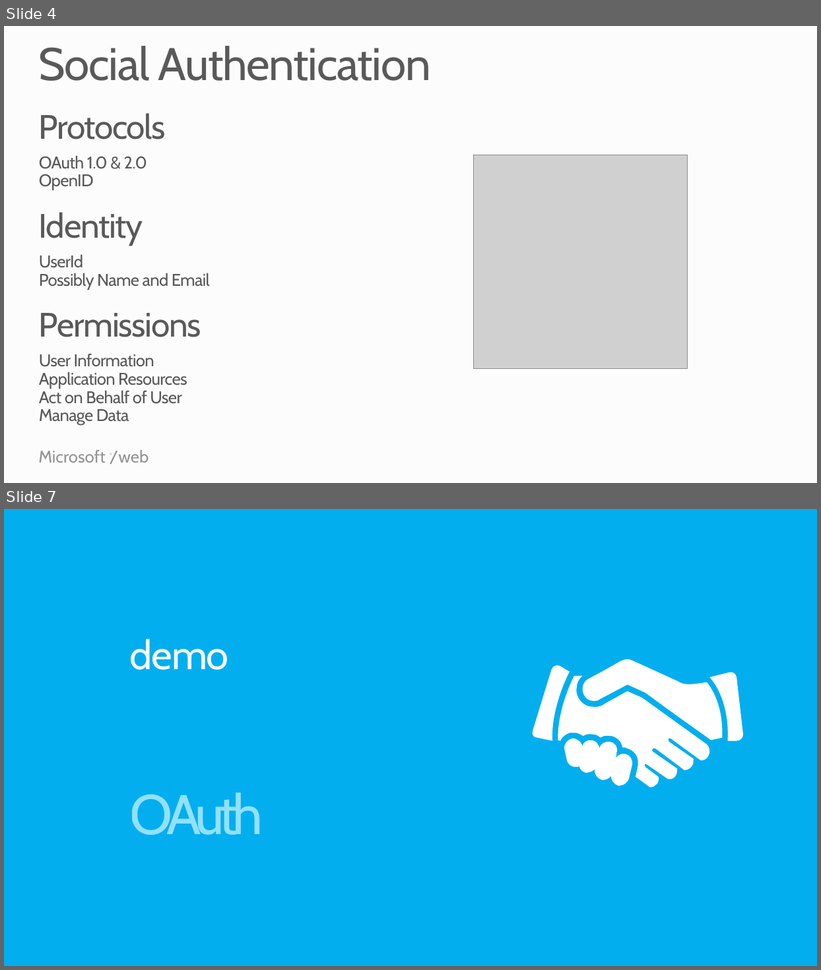
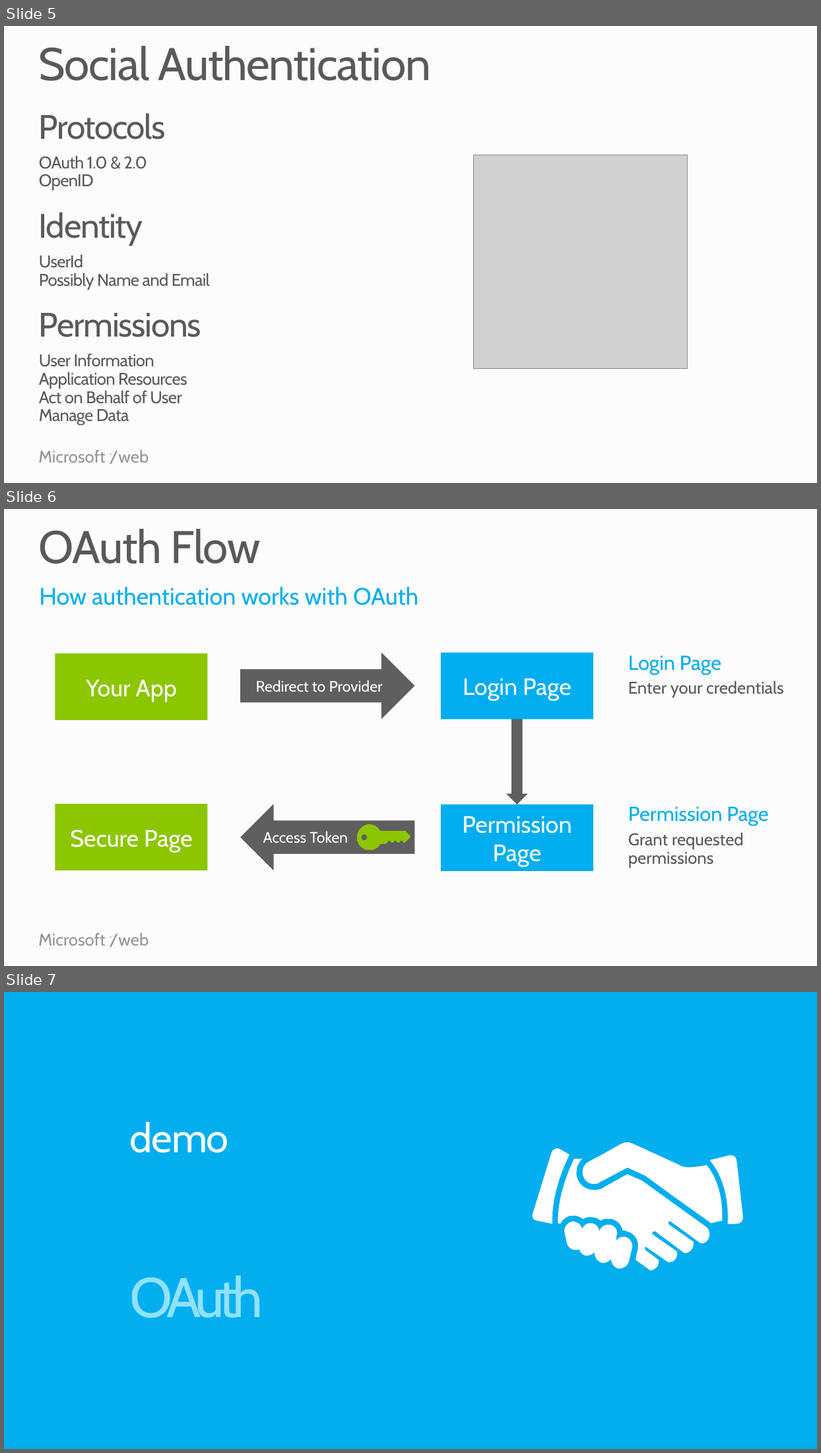
Before and after one commit to Microsoft-Web/PRESENTATION-BuildingSocialWebApps, a slide deck: BuildingAndLeveragingSocialServices.pptx. Shown one above the other, each under a label of ours: slides 4 and 7 before the commit, slides 5, 6 and 7 after it; the slides between them are not shown. The pictures are 821x970 and 821x1453 pixels, drawn with LibreOffice and Linux fonts; fonts in the diff are those of the drawing; grey boxes stand for pictures. Boxes give left, top, right and bottom in pixels: in the first picture for what was removed or moved away, otherwise in the second. Text is boxed around its words. In the diff, an @@ line names an element or a change of style, - is before the commit and + after.

```diff
--- a/BuildingAndLeveragingSocialServices.pptx
+++ b/BuildingAndLeveragingSocialServices.pptx
@@ slide 6 added at bbox=[4, 509, 817, 966], background #FCFCFC; not listed: 2 template elements that a slide beside it also shows @@
@@ title added at bbox=[38, 529, 260, 564], 54 pt, text #595959 @@
+OAuth Flow
@@ text added at bbox=[39, 587, 418, 605], 28 pt, text #00AEEF @@
+How authentication works with OAuth
@@ rectangle added at bbox=[55, 654, 208, 720], fill #8CC600, 28 pt, text #FFFFFF @@
+Your App
@@ right arrow added at bbox=[240, 653, 415, 720], fill #5F5F5F, 18 pt, text #FFFFFF @@
+Redirect to Provider
@@ rectangle added at bbox=[441, 653, 593, 720], fill #00AEEF, 28 pt, text #FFFFFF @@
+Login Page
@@ text added at bbox=[628, 656, 784, 698], 20 pt, text #595959 @@
+Login Page
+  Enter your credentials
@@ left arrow added at bbox=[506, 718, 527, 804], fill #5F5F5F @@
@@ rectangle added at bbox=[55, 804, 208, 871], fill #8CC600, 28 pt, text #FFFFFF @@
+Secure Page
@@ left arrow added at bbox=[240, 804, 415, 871], fill #5F5F5F, 18 pt, text #FFFFFF @@
+Access Token
@@ rectangle added at bbox=[441, 805, 593, 871], fill #00AEEF, 28 pt, text #FFFFFF @@
+Permission Page
@@ freeform shape added at bbox=[357, 825, 411, 851], fill #8CC600, outline #8CC600 0 pt @@
@@ text added at bbox=[628, 807, 768, 867], 20 pt, text #595959 @@
+Permission Page
+  Grant requested permissions
@@ what was slide 4 is now slide 5 @@
```
Also in this commit, not shown: 3 slides changed, 1 other slide added, 1 slide removed.
